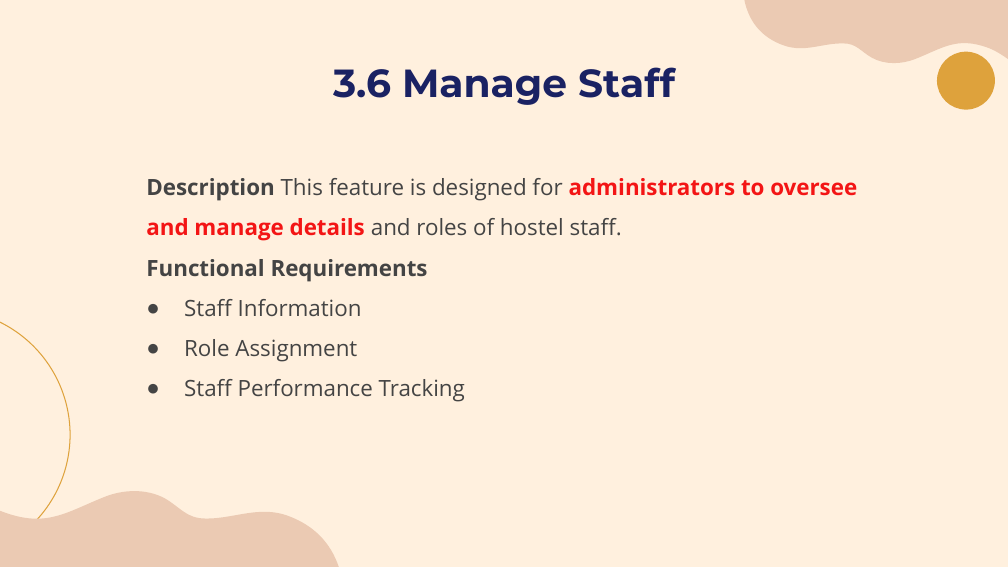
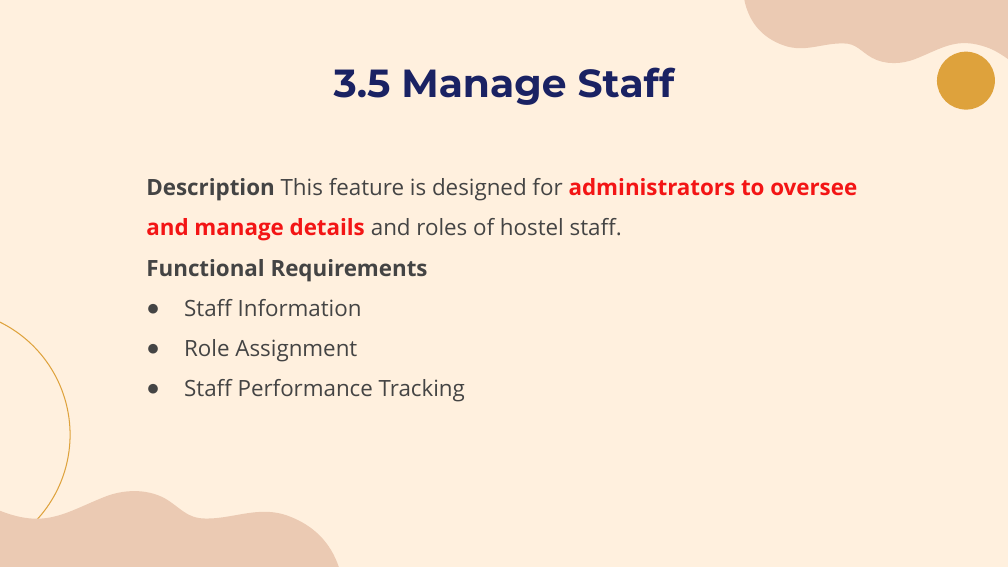
Before and after one commit to laibabintatahir/SRS-HMS, a slide deck: slide 18 of SRS_Presentation.pptx (slide 19 before the commit). Drawn at 1008x567 pixels with LibreOffice and Linux fonts; fonts in the diff are those of the drawing. Boxes give left, top, right and bottom in pixels: in the first picture for what was removed or moved away, otherwise in the second. Text is boxed around its words. In the diff, an @@ line names an element or a change of style, - is before the commit and + after.

```diff
--- a/SRS_Presentation.pptx
+++ b/SRS_Presentation.pptx
@@ title at bbox=[334, 67, 675, 105]: text changed @@
-3.6 Manage Staff
+3.5 Manage Staff
```
Also in this commit, not shown: 4 other slides changed.
